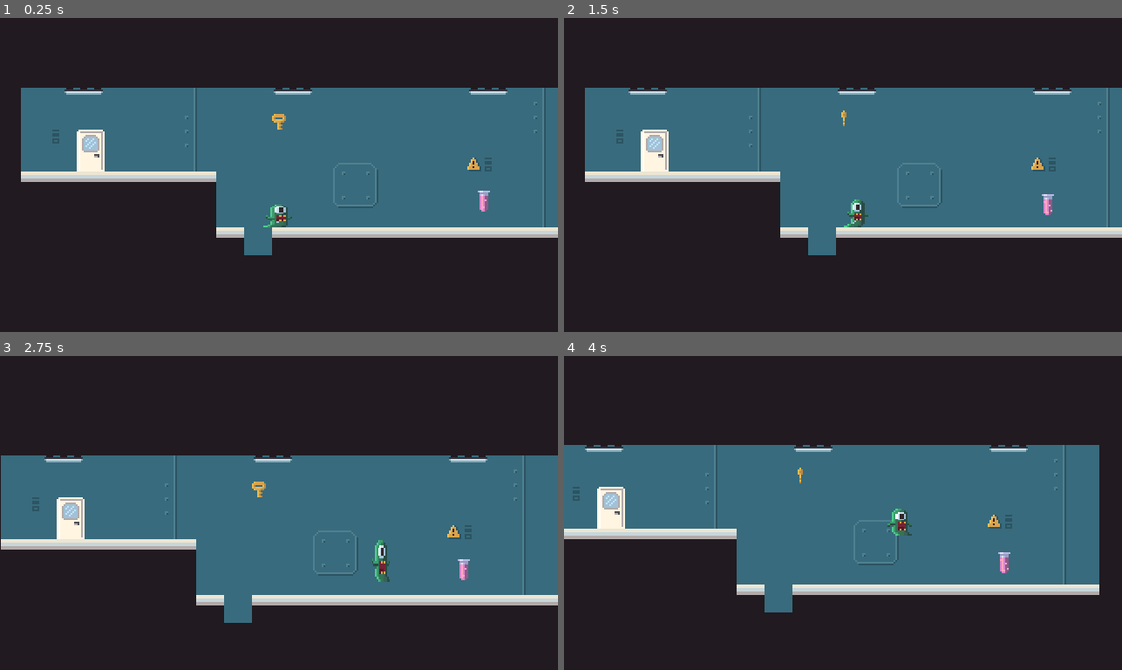
Above: before the commit, frames 1-4 (two rows, left to right).
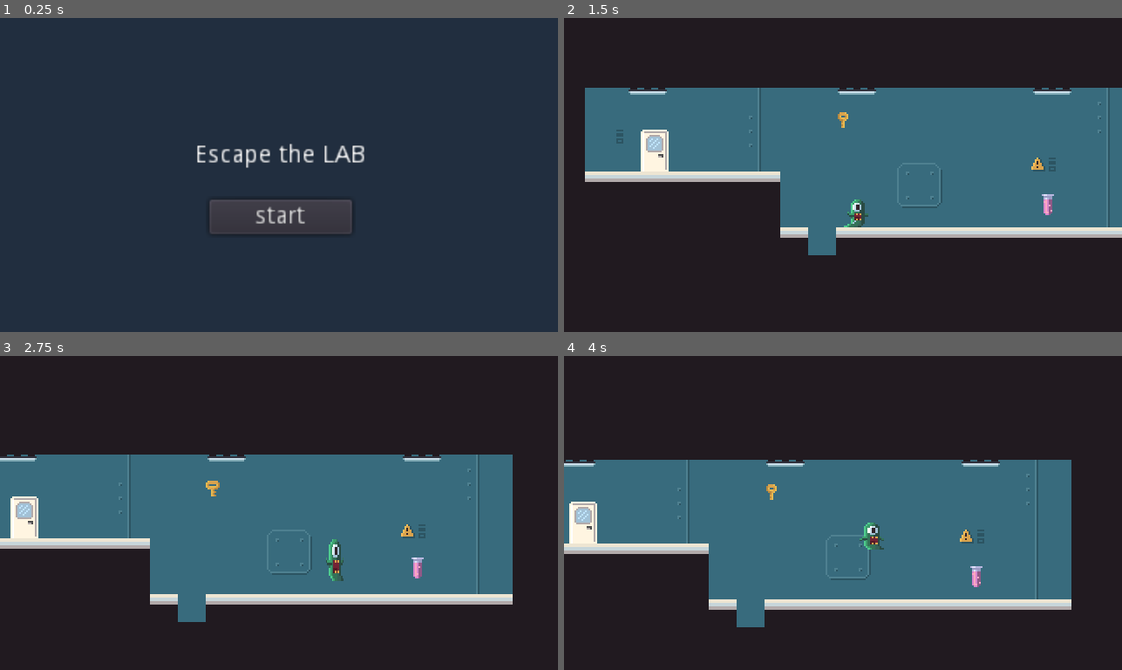
Above: after the commit, the same moments.

Repository: marcelomandaji/Escape-The-Lab
Game: Godot game, scene res://Menus/TitleScreen.tscn
Same seed, same stepped clock (60 frames per second), same inputs: the game is played once before the commit and once after it. Before the commit the project starts from res://Levels/Level_1.tscn.
Inputs (mouse positions are in pixels of both pictures, inside the frame that each line leads up to):
- Up to frame 1 (0.25 s): no input
- Up to frame 2 (1.5 s): click (843, 215) at 0.5 s, where only the run after the commit has a clickable "start"; hold Right (walk_right) from 1.28 s (still down); tap C (camera) at 1.35 s
- Up to frame 3 (2.75 s): keep holding Right (walk_right); tap Space (jump) at 1.52, 2.27 s; tap C (camera) at 2.1 s
- Up to frame 4 (4 s): release Right (walk_right) at 2.78 s; hold Left (walk_left) 2.78-3.53 s; tap C (camera) at 2.85, 3.6 s; hold Right (walk_right) from 3.53 s (still down); tap Space (jump) at 3.77 s

The runs differ from the first frame. In frame 1, 100% of the frame differs, in the area x 0-100%, y 0-100%; in frame 2, less than 0.1%; in frame 3, 11%; in frame 4, 18%.
Error after the commit: Invalid get index 'position' (on base: 'null instance'). (res://Levels/Level.gd:26)

Commit message:
camera cycle smooth change

Diff:
--- a/Levels/Level.gd
+++ b/Levels/Level.gd
@@ -5,9 +5,27 @@
 var finishing = false
 
 func cycle_camera():
+
 	if camera_is_on_player && get_node("PlayerClone") != null:
+
 		camera_is_on_player = false
+
+		get_node("PlayerClone").get_node("Camera2D").smoothing_enabled = false
+		get_node("PlayerClone").get_node("Camera2D").position.x = get_node("Player").position.x - get_node("PlayerClone").position.x
+		get_node("PlayerClone").get_node("Camera2D").position.y = get_node("Player").position.y - get_node("PlayerClone").position.y
 		get_node("PlayerClone").set_camera()
+		get_node("PlayerClone").get_node("Camera2D").smoothing_enabled = true
+		get_node("PlayerClone").get_node("Camera2D").position.x = 0
+		get_node("PlayerClone").get_node("Camera2D").position.y = 0
+
 	else:
+
 		camera_is_on_player = true
+
+		get_node("Player").get_node("Camera2D").smoothing_enabled = false
+		get_node("Player").get_node("Camera2D").position.x = get_node("PlayerClone").position.x - get_node("Player").position.x
+		get_node("Player").get_node("Camera2D").position.y = get_node("PlayerClone").position.y - get_node("Player").position.y
 		get_node("Player").set_camera()
+		get_node("Player").get_node("Camera2D").smoothing_enabled = true
+		get_node("Player").get_node("Camera2D").position.x = 0
+		get_node("Player").get_node("Camera2D").position.y = 0
--- a/Levels/Level_1.tscn
+++ b/Levels/Level_1.tscn
@@ -53,6 +53,7 @@
 
 [node name="KeyItem" parent="." instance=ExtResource( 3 )]
 position = Vector2( 148, 84 )
+frame = 4
 
 [node name="Player" parent="." instance=ExtResource( 1 )]
 position = Vector2( 148, 144 )
--- /dev/null
+++ b/Menus/TitleScreen.gd
@@ -0,0 +1,6 @@
+extends Control
+
+
+
+func _on_Button_pressed():
+	get_tree().change_scene("res://Levels/Level_1.tscn")
--- /dev/null
+++ b/Menus/TitleScreen.tscn
@@ -0,0 +1,34 @@
+[gd_scene load_steps=2 format=2]
+
+[ext_resource path="res://Menus/TitleScreen.gd" type="Script" id=1]
+
+[node name="TitleScreen" type="Control"]
+anchor_right = 1.0
+anchor_bottom = 1.0
+script = ExtResource( 1 )
+__meta__ = {
+"_edit_use_anchors_": false
+}
+
+[node name="ColorRect" type="ColorRect" parent="."]
+anchor_right = 1.0
+anchor_bottom = 1.0
+color = Color( 0.133333, 0.184314, 0.25098, 1 )
+
+[node name="Button" type="Button" parent="."]
+margin_left = 120.0
+margin_top = 104.0
+margin_right = 202.0
+margin_bottom = 124.0
+text = "start"
+__meta__ = {
+"_edit_use_anchors_": false
+}
+
+[node name="Label" type="Label" parent="."]
+margin_left = 112.0
+margin_top = 72.0
+margin_right = 210.0
+margin_bottom = 86.0
+text = "Escape the LAB"
+[connection signal="pressed" from="Button" to="." method="_on_Button_pressed"]
--- a/Player/Player.tscn
+++ b/Player/Player.tscn
@@ -25,31 +25,31 @@
 
 [sub_resource type="AtlasTexture" id=6]
 atlas = ExtResource( 2 )
-region = Rect2( 160, 0, 16, 16 )
+region = Rect2( 64, 0, 16, 16 )
 
 [sub_resource type="AtlasTexture" id=7]
 atlas = ExtResource( 2 )
-region = Rect2( 176, 0, 16, 16 )
+region = Rect2( 80, 0, 16, 16 )
 
 [sub_resource type="AtlasTexture" id=8]
 atlas = ExtResource( 2 )
-region = Rect2( 64, 0, 16, 16 )
+region = Rect2( 96, 0, 16, 16 )
 
 [sub_resource type="AtlasTexture" id=9]
 atlas = ExtResource( 2 )
-region = Rect2( 80, 0, 16, 16 )
+region = Rect2( 112, 0, 16, 16 )
 
 [sub_resource type="AtlasTexture" id=10]
 atlas = ExtResource( 2 )
-region = Rect2( 96, 0, 16, 16 )
+region = Rect2( 128, 0, 16, 16 )
 
 [sub_resource type="AtlasTexture" id=11]
 atlas = ExtResource( 2 )
-region = Rect2( 112, 0, 16, 16 )
+region = Rect2( 160, 0, 16, 16 )
 
 [sub_resource type="AtlasTexture" id=12]
 atlas = ExtResource( 2 )
-region = Rect2( 128, 0, 16, 16 )
+region = Rect2( 176, 0, 16, 16 )
 
 [sub_resource type="SpriteFrames" id=13]
 animations = [ {
@@ -63,14 +63,14 @@
 "name": "jump",
 "speed": 0.0
 }, {
-"frames": [ SubResource( 6 ), SubResource( 7 ) ],
+"frames": [ SubResource( 6 ), SubResource( 7 ), SubResource( 8 ), SubResource( 9 ), SubResource( 10 ) ],
+"loop": true,
+"name": "walk",
+"speed": 8.0
+}, {
+"frames": [ SubResource( 11 ), SubResource( 12 ) ],
 "loop": true,
 "name": "fall",
-"speed": 8.0
-}, {
-"frames": [ SubResource( 8 ), SubResource( 9 ), SubResource( 10 ), SubResource( 11 ), SubResource( 12 ) ],
-"loop": true,
-"name": "walk",
 "speed": 8.0
 } ]
 
@@ -99,8 +99,6 @@
 drag_margin_v_enabled = true
 smoothing_enabled = true
 smoothing_speed = 4.0
-drag_margin_left = 0.3
 drag_margin_top = 0.1
-drag_margin_right = 0.3
 drag_margin_bottom = 0.1
 editor_draw_drag_margin = true
--- a/project.godot
+++ b/project.godot
@@ -16,7 +16,7 @@
 [application]
 
 config/name="Escape The Lab"
-run/main_scene="res://Levels/Level_1.tscn"
+run/main_scene="res://Menus/TitleScreen.tscn"
 config/icon="res://Assets/player.png"
 
 [display]
